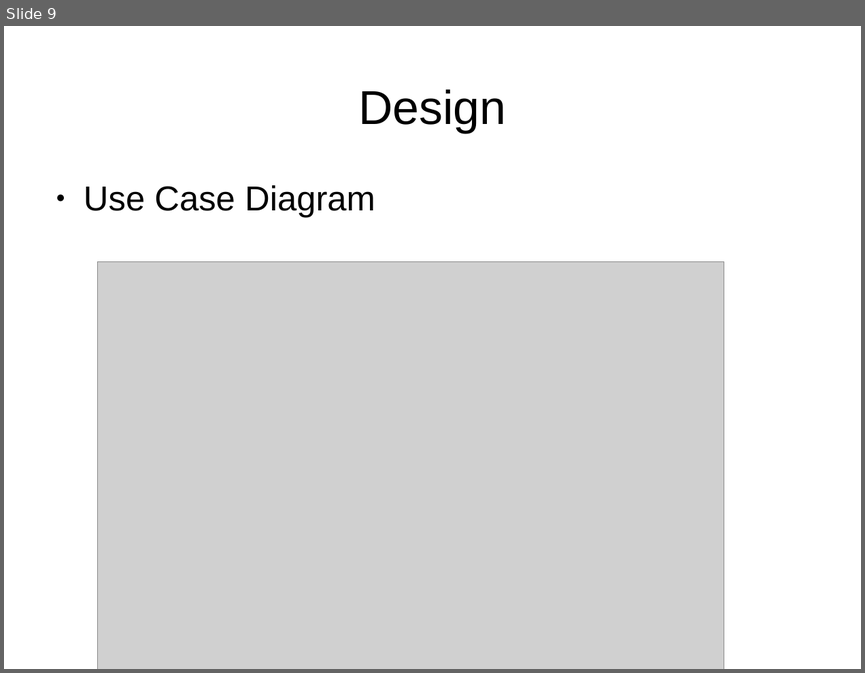
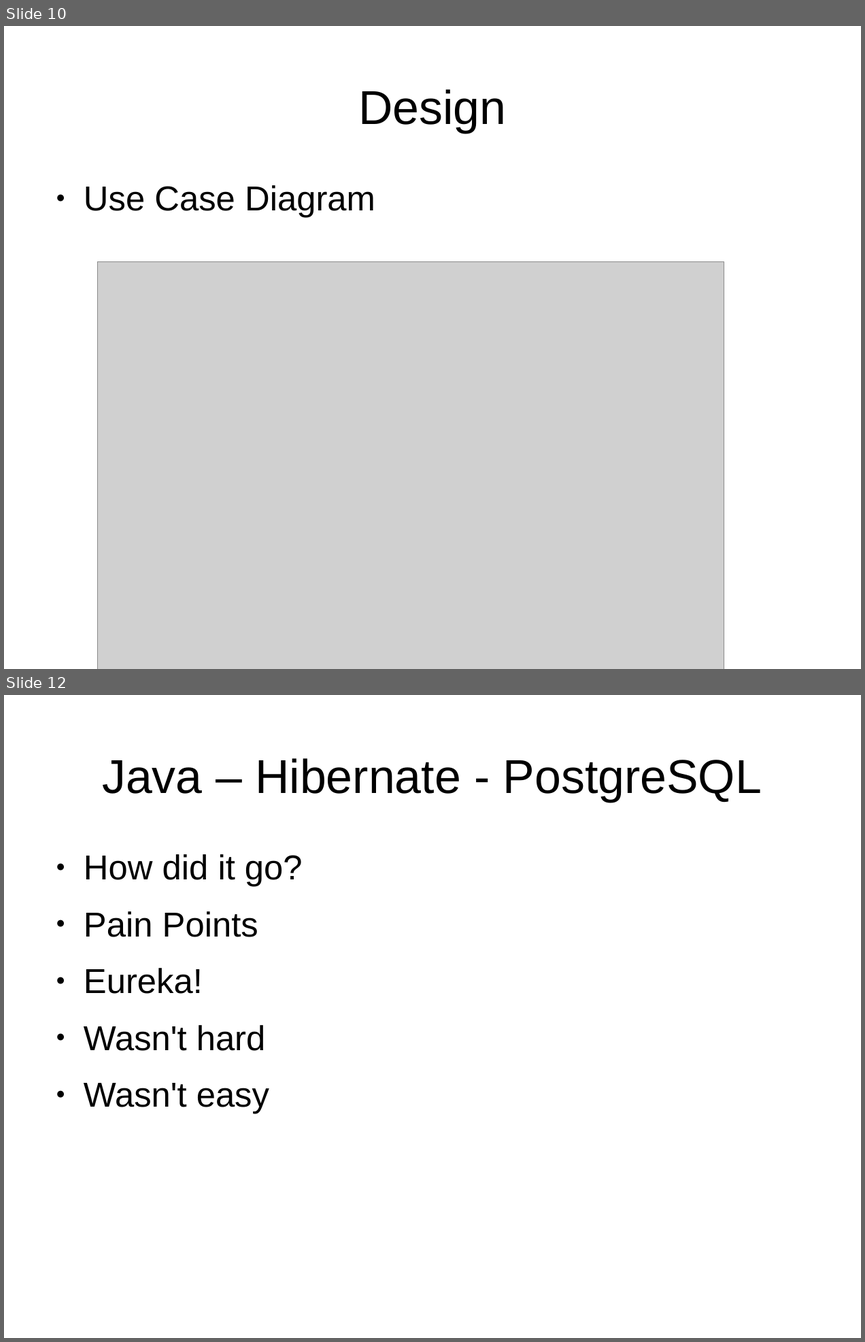
Before and after one commit to dboshardy/auction-site-agora, a slide deck: final_iteration/presentation.odp. Shown one above the other, each under a label of ours: slide 9 before the commit, slides 10 and 12 after it; the slides between them are not shown. The pictures are 865x673 and 865x1342 pixels, drawn with LibreOffice and Linux fonts; fonts in the diff are those of the drawing; grey boxes stand for pictures. Boxes give left, top, right and bottom in pixels: in the first picture for what was removed or moved away, otherwise in the second. Text is boxed around its words. In the diff, an @@ line names an element or a change of style, - is before the commit and + after.

```diff
--- a/final_iteration/presentation.odp
+++ b/final_iteration/presentation.odp
@@ slide 12 added at (4,695,861,1338), background #FFFFFF @@
@@ title added at (102,758,762,802), 44 pt, text #000000 @@
+Java – Hibernate - PostgreSQL
@@ text added at (84,854,303,1114), 32 pt, text #000000 @@
+● How did it go?
+● Pain Points
+● Eureka!
+● Wasn't hard
+● Wasn't easy
@@ what was slide 9 is now slide 10 @@
```
Also in this commit, not shown: 6 other slides added, 1 other file.
